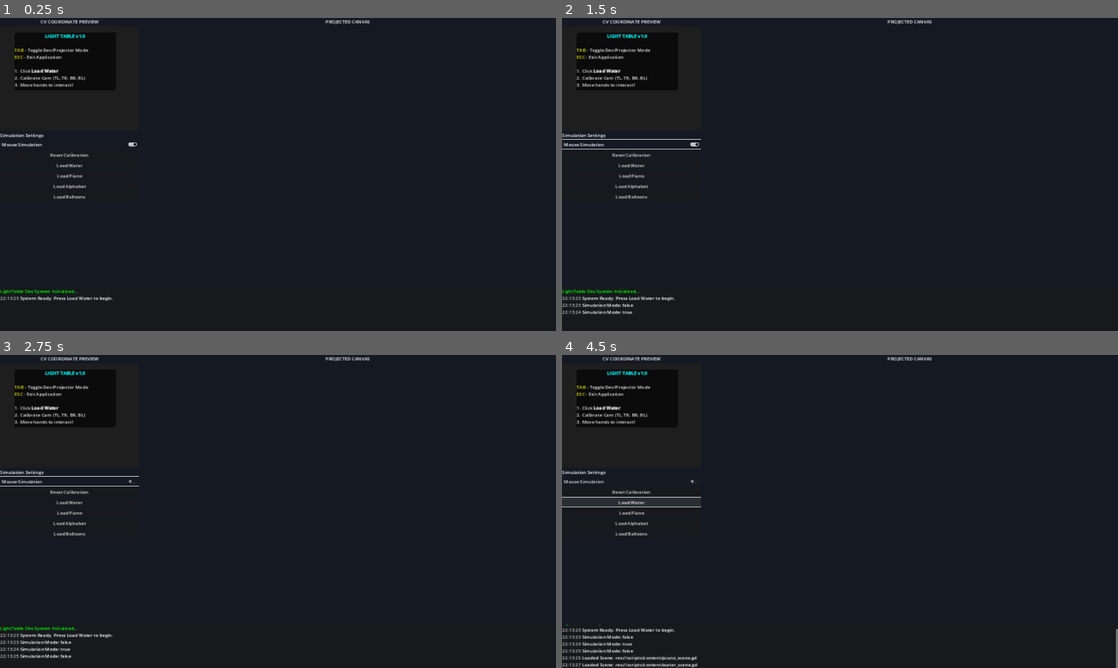
Above: before the commit, frames 1-4 (two rows, left to right).
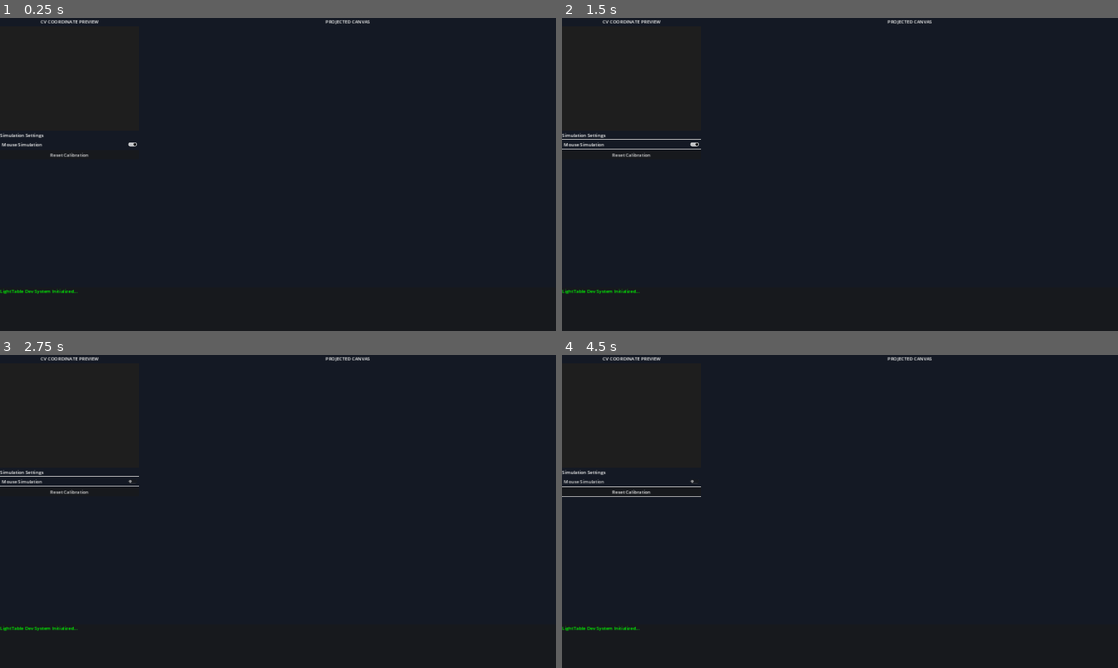
Above: after the commit, the same moments.

Repository: Illusiontechnique/LightTable
Game: Godot game, scene res://scenes/main.tscn
Same seed, same stepped clock (60 frames per second), same inputs: the game is played once before the commit and once after it.
Inputs (mouse positions are in pixels of both pictures, inside the frame that each line leads up to):
- Up to frame 1 (0.25 s): no input
- Up to frame 2 (1.5 s): click "Mouse Simulation" at 0.5 s; click "Mouse Simulation" at 1.25 s
- Up to frame 3 (2.75 s): click "Mouse Simulation" at 2 s
- Up to frame 4 (4.5 s): click (628, 511) at 2.75 s, where only the run before the commit has a clickable "Load Piano"; click "Reset Calibration" at 3.5 s; click (628, 502) at 4.25 s, where only the run before the commit has a clickable "Load Water"

The runs differ from the first frame. In frame 1, 0.8% of the frame differs, in the area x 0-21%, y 5-91%; in frame 2, 1.0%; in frame 3, 1.1%; in frame 4, 1.9%, in the area x 0-100%, y 5-100%.
Error after the commit: Parse Error: Cannot pass a value of type "bool" as "Array". (res://scripts/main.gd:113)

Commit message:
Enhance user interaction by adding camera control buttons and restart functionality; improve water shader for better visual effects and update key handling in LightTableCV
Co-authored-by: Copilot <copilot@github.com>

Diff:
--- a/visual_layer/assets/shaders/water.gdshader
+++ b/visual_layer/assets/shaders/water.gdshader
@@ -11,18 +11,18 @@
 
 	// Create some ambient motion (pool-like shifting)
 	float time = TIME * wave_speed;
-	uv.x += sin(uv.y * wave_freq + time) * 0.002;
-	uv.y += cos(uv.x * wave_freq + time) * 0.002;
+	uv.x += sin(uv.y * wave_freq + time) * 0.01;
+	uv.y += cos(uv.x * wave_freq + time) * 0.01;
 
-	// Base blue water color with transparency
-	vec4 water_color = vec4(0.0, 0.4, 0.8, 0.4);
-
-	// Sample world behind the water with slight distortion
-	vec4 screen_color = texture(screen_texture, uv);
+	// Base blue water color - simplified for testing
+	vec4 water_color = vec4(0.1, 0.4, 0.8, 0.8);
 
 	// Subtle caustic/surface highlight effect
-	float caustic = sin(uv.x * 20.0 + time) * cos(uv.y * 20.0 + time * 0.5);
-	water_color.rgb += caustic * 0.05;
+	float caustic1 = sin(uv.x * 30.0 + time * 0.5) * 0.5 + 0.5;
+	float caustic2 = cos(uv.y * 30.0 - time * 0.3) * 0.5 + 0.5;
+	float combined_caustic = pow(caustic1 * caustic2, 2.0);
 
-	COLOR = mix(screen_color, water_color, 0.5);
+	water_color.rgb += combined_caustic * 0.2;
+
+	COLOR = water_color;
 }
--- a/visual_layer/scripts/main.gd
+++ b/visual_layer/scripts/main.gd
@@ -57,6 +57,26 @@
 func setup_scene_buttons():
 	var btn_container = $UI/DevDashboard/HSplit/CamPreview/VBox/Controls/VBox
 
+	# Add Camera Control Buttons
+	var camera_label = Label.new()
+	camera_label.text = "-- HARDWARE --"
+	camera_label.horizontal_alignment = HORIZONTAL_ALIGNMENT_CENTER
+	btn_container.add_child(camera_label)
+
+	var restart_cam_btn = Button.new()
+	restart_cam_btn.text = "Restart CV Layer"
+	restart_cam_btn.pressed.connect(_on_restart_cam_pressed)
+	btn_container.add_child(restart_cam_btn)
+
+	var spacer = Control.new()
+	spacer.custom_minimum_size = Vector2(0, 10)
+	btn_container.add_child(spacer)
+
+	var scene_label = Label.new()
+	scene_label.text = "-- SCENES --"
+	scene_label.horizontal_alignment = HORIZONTAL_ALIGNMENT_CENTER
+	btn_container.add_child(scene_label)
+
 	var scenes = {
 		"Water": "res://scripts/content/water_scene.gd",
 		"Piano": "res://scripts/content/piano_scene.gd",
@@ -81,6 +101,18 @@
 	move_child(new_node, 0) # Keep it behind UI
 	active_scene = new_node
 	log_message("Loaded Scene: " + script_path)
+
+func _on_restart_cam_pressed():
+	log_message("Restarting CV Layer...")
+	# Send a special command via UDP to Python to quit
+	var packet = JSON.stringify({"type": "command", "cmd": "quit"}).to_utf8_buffer()
+	receiver.socket.put_packet(packet)
+
+	# Wait a moment for it to close, then re-launch
+	get_tree().create_timer(1.0).timeout.connect(func():
+		OS.execute("cmd.exe", ["/c", "start /b .venv\\Scripts\\python.exe cv_layer/main.py"], false)
+		log_message("CV Layer Launch Command Sent.")
+	)
 
 func _on_sim_toggled(button_pressed):
 	simulation_mode = button_pressed
